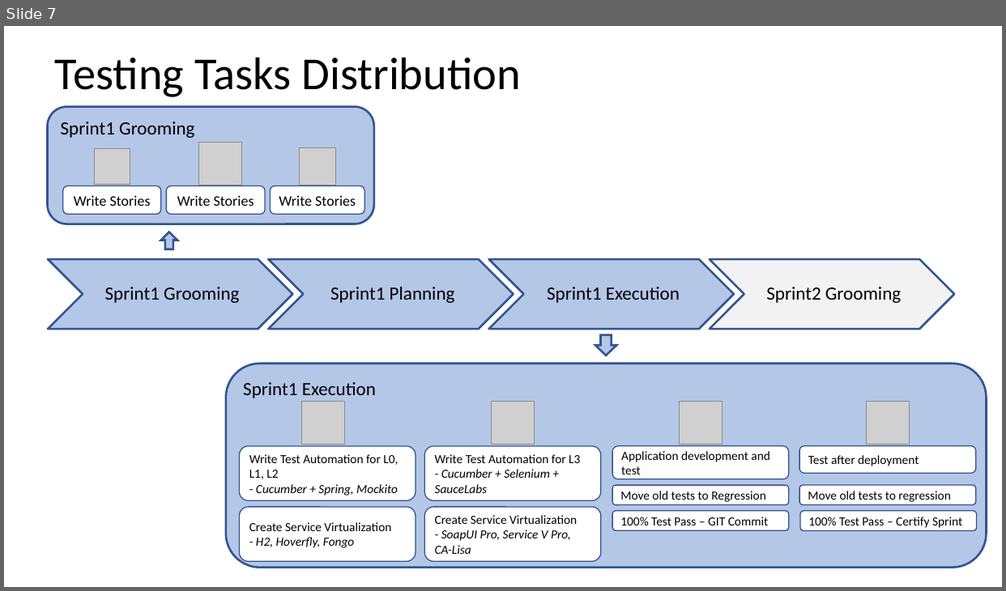
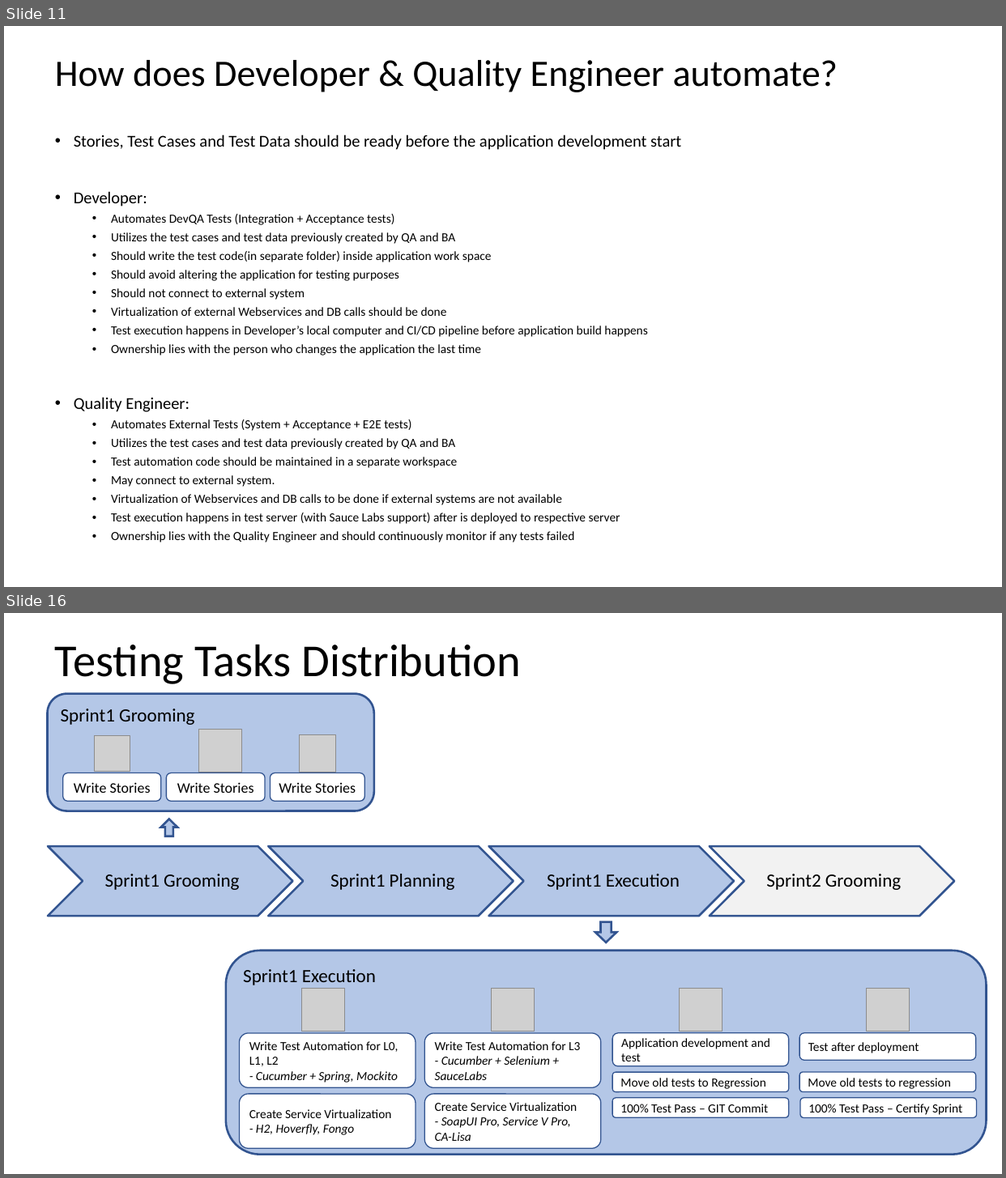
Before and after one commit to ravikalla/artifacts, a slide deck: MissionZeroDefect.pptx. Shown one above the other, each under a label of ours: slide 7 before the commit, slides 11 and 16 after it; the slides between them are not shown. The pictures are 1006x591 and 1006x1178 pixels, drawn with LibreOffice and Linux fonts; fonts in the diff are those of the drawing; grey boxes stand for pictures. Boxes give left, top, right and bottom in pixels: in the first picture for what was removed or moved away, otherwise in the second. Text is boxed around its words. In the diff, an @@ line names an element or a change of style, - is before the commit and + after.

```diff
--- a/MissionZeroDefect.pptx
+++ b/MissionZeroDefect.pptx
@@ slide 11 added at (4, 26, 1002, 587), background #FFFFFF @@
@@ title added at (55, 60, 838, 92), 36 pt, text #000000 @@
+How does Developer & Quality Engineer automate?
@@ text added at (74, 135, 681, 543), 12 pt, text #000000 @@
+• Stories, Test Cases and Test Data should be ready before the application development start
+• Developer:
+  • Automates DevQA Tests (Integration + Acceptance tests)
+  • Utilizes the test cases and test data previously created by QA and BA
+  • Should write the test code(in separate folder) inside application work space
+  • Should avoid altering the application for testing purposes
+  • Should not connect to external system
+  • Virtualization of external Webservices and DB calls should be done
+  • Test execution happens in Developer’s local computer and CI/CD pipeline before application build happens
+  • Ownership lies with the person who changes the application the last time
+• Quality Engineer:
+  • Automates External Tests (System + Acceptance + E2E tests)
+  • Utilizes the test cases and test data previously created by QA and BA
+  • Test automation code should be maintained in a separate workspace
+  • May connect to external system.
+  • Virtualization of Webservices and DB calls to be done if external systems are not available
+  • Test execution happens in test server (with Sauce Labs support) after is deployed to respective server
+  • Ownership lies with the Quality Engineer and should continuously monitor if any tests failed
@@ what was slide 7 is now slide 16 @@
```
Also in this commit, not shown: 8 other slides added.
